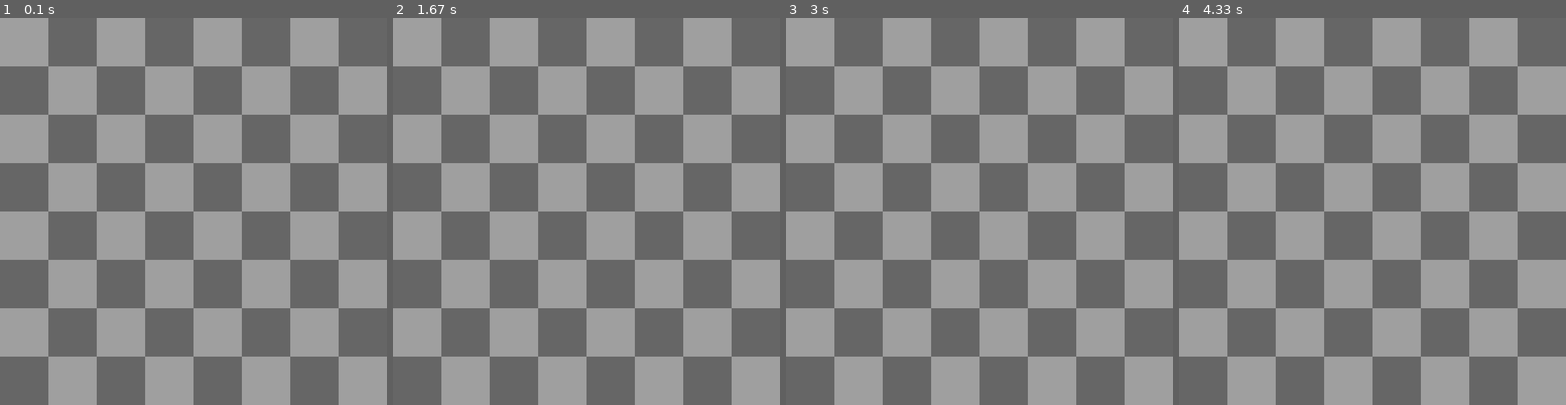
Above: before the commit, frames 1-4 (left to right).
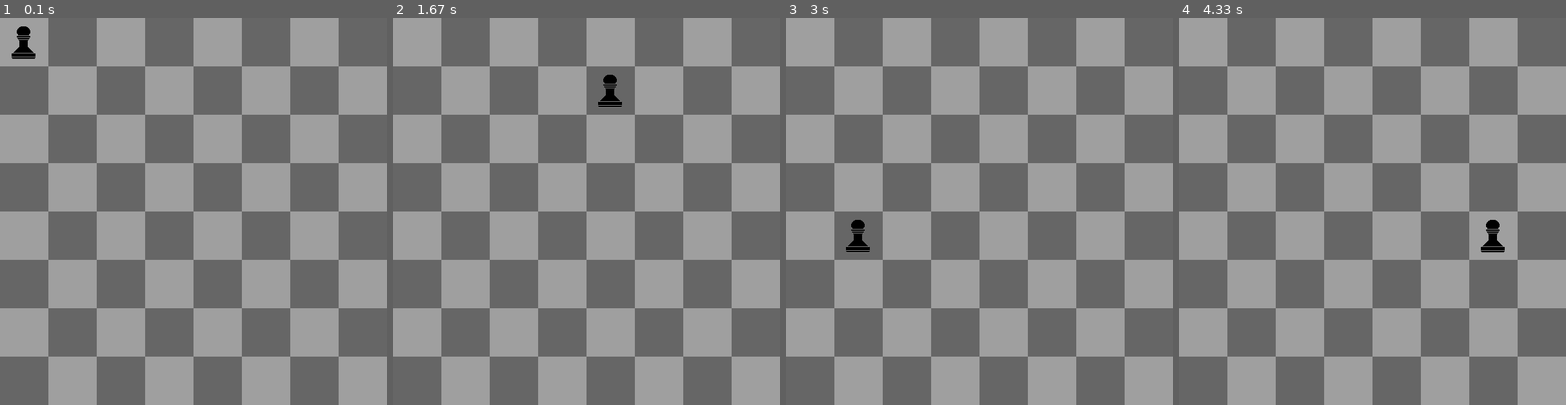
Above: after the commit, the same moments.

Repository: KallePalmunen/Shakkibotti
Game: pygame game, started from pygametester.py
Two runs of this game, one before a commit and one after it. Both use one fixed random seed, a clock stepped at 60 frames per second and the inputs below.
Inputs (mouse positions are in pixels of both pictures, inside the frame that each line leads up to):
- Up to frame 1 (0.1 s): no input
- Up to frame 2 (1.67 s): click (586, 211) at 0.38 s; click (493, 215) at 0.72 s; click (644, 76) at 1.05 s; click (594, 79) at 1.38 s
- Up to frame 3 (3 s): click (983, 250) at 1.72 s; click (1080, 273) at 2.05 s; click (1080, 176) at 2.38 s; click (855, 250) at 2.72 s
- Up to frame 4 (4.33 s): click (1507, 288) at 3.05 s; click (1387, 196) at 3.38 s; click (1287, 141) at 3.72 s; click (1476, 254) at 4.05 s

The runs differ from the first frame. In frame 1, 0.3% of the frame differs, in the area x 3-10%, y 2-11%; in frame 2, 0.3%, in the area x 53-60%, y 14-24%; in frame 3, 0.3%; in frame 4, 0.3%.

Commit message:
Added a pawn you can move on GUI

Diff:
--- a/pygametester.py
+++ b/pygametester.py
@@ -1,14 +1,20 @@
 import pygame
 import os
+from pygame.locals import *
+import sys
 
 pygame.init()
 
 # Set up the drawing window
 x=600
 y=600
+pawnx = 0
+pawny = 0
 screen = pygame.display.set_mode([x, y])
 
 boardimg = pygame.image.load("Images/board.png").convert()
+blackpawnimg = pygame.image.load("Images/blackpawn.png").convert()
+blackpawnimg.set_colorkey((123, 0, 0))
 
 # Run until the user asks to quit
 running = True
@@ -18,8 +24,12 @@
     for event in pygame.event.get():
         if event.type == pygame.QUIT:
             running = False
+        if event.type == pygame.MOUSEBUTTONDOWN:
+            pawnx = int(pygame.mouse.get_pos()[0]/75)*75
+            pawny = int(pygame.mouse.get_pos()[1]/75)*75
     # Fill the background with white
     screen.blit(boardimg,(0,0))
+    screen.blit(blackpawnimg,(pawnx,pawny))
 
     # Draw a solid blue circle in the center
     #pygame.draw.circle(screen, (200, 100, 255), (250, 250), 75)
Binary file added: Images/ball.png
Binary file added: Images/blackbishop.png
Binary file added: Images/blackking.png
Binary file added: Images/blackknight.png
Binary file added: Images/blackpawn.png
Binary file added: Images/blackqueen.png
Binary file added: Images/blackrook.png
Binary file added: Images/whitebishop.png
Binary file added: Images/whiteking.png
Binary file added: Images/whiteknight.png
Binary file added: Images/whitepawn.png
Binary file added: Images/whitequeen.png
(and 1 more such lines)
